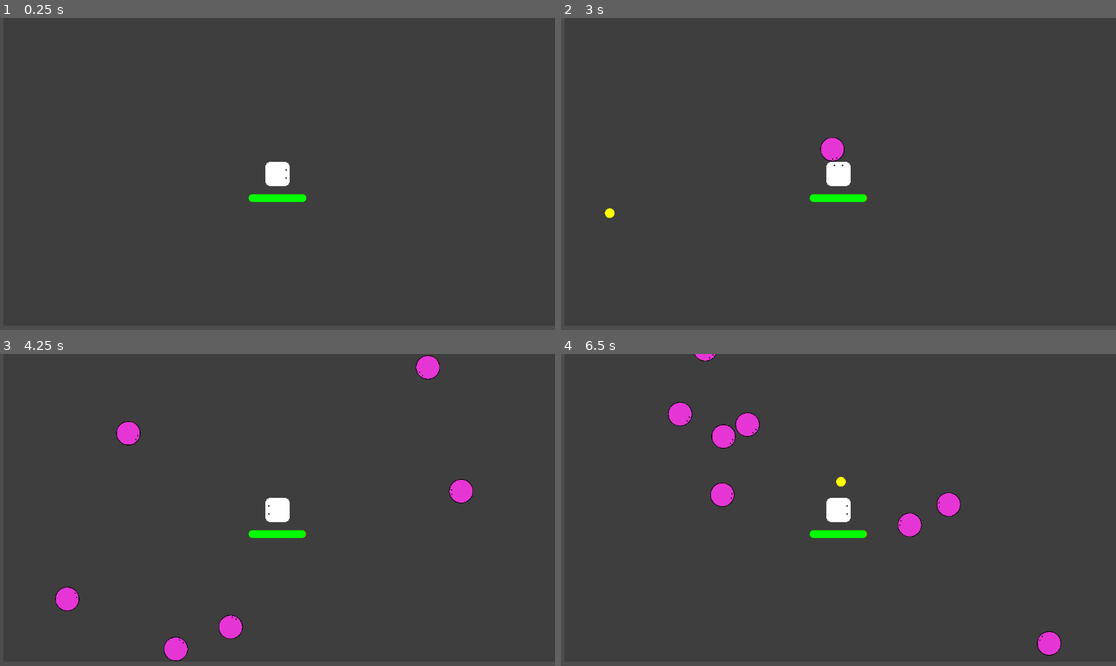
Above: before the commit, frames 1-4 (two rows, left to right).
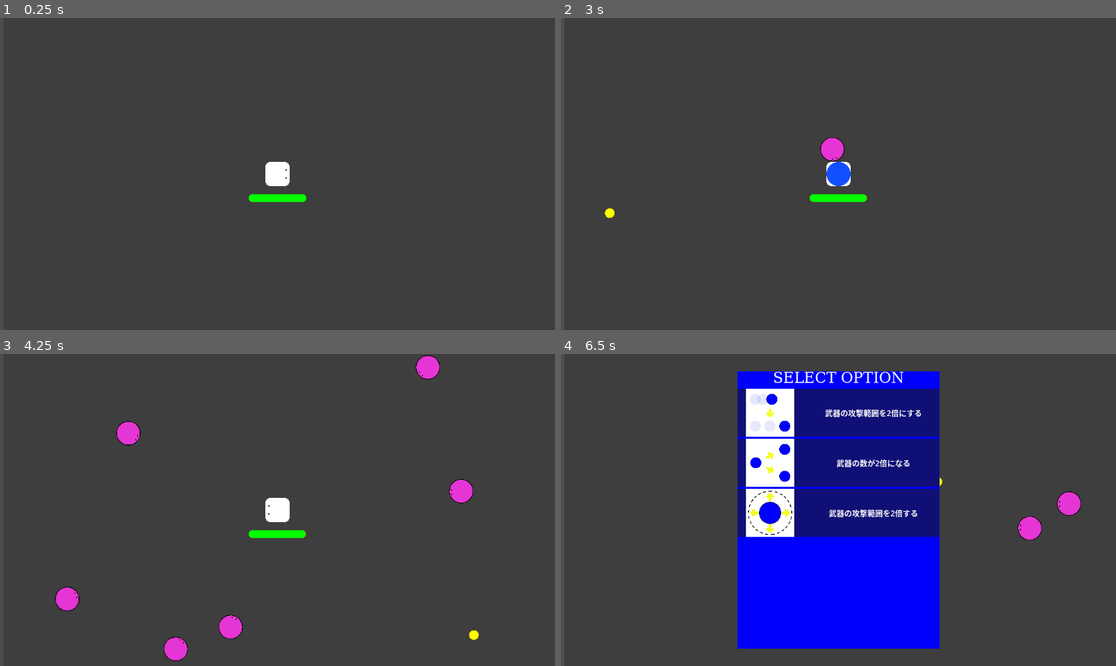
Above: after the commit, the same moments.

Repository: YamatoRyukyu/Unordered
Game: Godot game, scene res://Scenes/survive_game.tscn
The game is run twice, just before and just after one commit, with the same random seed, the same clock (stepped at 60 frames per second) and the same inputs.
Inputs:
- Up to frame 1 (0.25 s): no input
- Up to frame 2 (3 s): tap Enter at 0.5 s; hold Right (move_right) 0.53-1.28 s; hold Down (move_down) 1.28-2.03 s; hold Right (move_right) 2.03-2.78 s; hold Up (move_up) from 2.78 s (still down)
- Up to frame 3 (4.25 s): release Up (move_up) at 3.53 s; hold Left (move_left) from 3.53 s (still down)
- Up to frame 4 (6.5 s): release Left (move_left) at 5.03 s; hold Down (move_down) 5.03-5.78 s; hold Right (move_right) from 5.78 s (still down)

The runs differ from the first frame. In frame 2, 0.3% of the frame differs, in the area x 7-53%, y 46-64%; in frame 3, less than 0.1%; in frame 4, 34%, in the area x 19-94%, y 0-97%.

Commit message:
[feature]LevelUp UI add

Diff:
--- /dev/null
+++ b/Scenes/LevelUpUI.tscn
@@ -0,0 +1,75 @@
+[gd_scene load_steps=7 format=3 uid="uid://cexra37nm8rue"]
+
+[ext_resource type="Script" uid="uid://dm2oy781c53gp" path="res://Scripts/level_up_ui.gd" id="1_uuhha"]
+[ext_resource type="PackedScene" uid="uid://bvheexw8jhvgk" path="res://Scenes/UpgradeOptions/Upgrade_RangeUp.tscn" id="2_b0c3j"]
+[ext_resource type="PackedScene" uid="uid://dwd7lh5km48ih" path="res://Scenes/UpgradeOptions/Upgrade_SpawnAdd.tscn" id="3_iihj0"]
+[ext_resource type="PackedScene" uid="uid://dcwf7jgg3kenx" path="res://Scenes/UpgradeOptions/Upgrade_AttackWide.tscn" id="4_rssjq"]
+
+[sub_resource type="StyleBoxFlat" id="StyleBoxFlat_ep825"]
+bg_color = Color(0, 0, 1, 1)
+
+[sub_resource type="FontFile" id="FontFile_7bjkd"]
+subpixel_positioning = 0
+msdf_pixel_range = 14
+msdf_size = 128
+cache/0/31/0/ascent = 0.0
+cache/0/31/0/descent = 0.0
+cache/0/31/0/underline_position = 0.0
+cache/0/31/0/underline_thickness = 0.0
+cache/0/31/0/scale = 1.0
+cache/0/16/0/ascent = 0.0
+cache/0/16/0/descent = 0.0
+cache/0/16/0/underline_position = 0.0
+cache/0/16/0/underline_thickness = 0.0
+cache/0/16/0/scale = 1.0
+
+[node name="LevelUPUI" type="Control"]
+layout_mode = 3
+anchors_preset = 15
+anchor_right = 1.0
+anchor_bottom = 1.0
+grow_horizontal = 2
+grow_vertical = 2
+script = ExtResource("1_uuhha")
+upgrade_options = Array[PackedScene]([ExtResource("2_b0c3j"), ExtResource("3_iihj0"), ExtResource("4_rssjq")])
+option_num = 3
+
+[node name="Panel" type="Panel" parent="."]
+layout_mode = 1
+anchors_preset = 8
+anchor_left = 0.5
+anchor_top = 0.5
+anchor_right = 0.5
+anchor_bottom = 0.5
+offset_left = -210.0
+offset_top = -288.0
+offset_right = 210.0
+offset_bottom = 288.0
+grow_horizontal = 2
+grow_vertical = 2
+theme_override_styles/panel = SubResource("StyleBoxFlat_ep825")
+
+[node name="VBoxContainer" type="VBoxContainer" parent="Panel"]
+layout_mode = 1
+anchors_preset = 13
+anchor_left = 0.5
+anchor_right = 0.5
+anchor_bottom = 1.0
+offset_left = -210.0
+offset_top = -1.0
+offset_right = 210.0
+grow_horizontal = 2
+grow_vertical = 2
+theme_override_constants/separation = 5
+
+[node name="Label" type="Label" parent="Panel/VBoxContainer"]
+layout_mode = 2
+theme_override_fonts/font = SubResource("FontFile_7bjkd")
+theme_override_font_sizes/font_size = 31
+text = "SELECT OPTION"
+horizontal_alignment = 1
+
+[node name="OptionContainer" type="VBoxContainer" parent="Panel/VBoxContainer"]
+unique_name_in_owner = true
+layout_mode = 2
+size_flags_vertical = 3
--- a/Scenes/Mobs/mob.gd
+++ b/Scenes/Mobs/mob.gd
@@ -27,5 +27,5 @@
 	health -=damage
 
 	if health <=0:
-		exp_manager.spawn(global_position)
+		exp_manager.spawn(global_position, 10)
 		queue_free()
--- a/Scenes/Player/player.gd
+++ b/Scenes/Player/player.gd
@@ -1,6 +1,7 @@
 extends CharacterBody2D
 
 signal health_depleted
+signal call_levelup_ui
 
 @export var action_resources: Array[Resource]
 @export var health: float
@@ -43,10 +44,20 @@
 	if health <= 0.0:
 		health_depleted.emit()
 
+func level_up():
+	get_tree().paused = true
+	current_exp =0
+	level +=1
+	exp_to_next_level =level *10
+
+	call_levelup_ui.emit()
+
 func get_exp():
 	current_exp +=1
 
 	if exp_to_next_level <= current_exp:
-		current_exp =0
-		level +=1
-		exp_to_next_level =level *10
+		level_up()
+
+
+func _on_level_upui_upgrade_chosen(upgrade_type: String, upgrade_value: float) -> void:
+	print(upgrade_type, upgrade_value)
--- /dev/null
+++ b/Scenes/UpgradeOptions/UpgradeOption.tscn
@@ -0,0 +1,40 @@
+[gd_scene load_steps=2 format=3 uid="uid://d2plt2dnoljlm"]
+
+[ext_resource type="Script" uid="uid://cvhq5p4gf6n5w" path="res://Scenes/upgrade_option.gd" id="1_grau0"]
+
+[node name="Button" type="Button"]
+process_mode = 3
+custom_minimum_size = Vector2(0, 100)
+offset_right = 324.0
+offset_bottom = 104.0
+script = ExtResource("1_grau0")
+
+[node name="HBoxContainer" type="HBoxContainer" parent="."]
+layout_mode = 1
+anchors_preset = 15
+anchor_right = 1.0
+anchor_bottom = 1.0
+grow_horizontal = 2
+grow_vertical = 2
+theme_override_constants/separation = 10
+
+[node name="CenterContainer" type="CenterContainer" parent="HBoxContainer"]
+unique_name_in_owner = true
+layout_mode = 2
+size_flags_horizontal = 3
+
+[node name="Control" type="Control" parent="HBoxContainer/CenterContainer"]
+unique_name_in_owner = true
+layout_mode = 2
+
+[node name="Sprite2D" type="Sprite2D" parent="HBoxContainer/CenterContainer/Control"]
+unique_name_in_owner = true
+
+[node name="Label" type="Label" parent="HBoxContainer"]
+unique_name_in_owner = true
+layout_mode = 2
+size_flags_horizontal = 3
+size_flags_stretch_ratio = 2.0
+horizontal_alignment = 1
+
+[connection signal="pressed" from="." to="." method="_on_pressed"]
--- /dev/null
+++ b/Scenes/UpgradeOptions/Upgrade_AttackWide.tscn
@@ -0,0 +1,10 @@
+[gd_scene load_steps=3 format=3 uid="uid://dcwf7jgg3kenx"]
+
+[ext_resource type="PackedScene" uid="uid://d2plt2dnoljlm" path="res://Scenes/UpgradeOptions/UpgradeOption.tscn" id="1_gun8q"]
+[ext_resource type="Texture2D" uid="uid://ca5qlexrsm843" path="res://Pictures/UpgradeOption_SizeUp.png" id="2_viscx"]
+
+[node name="Button" instance=ExtResource("1_gun8q")]
+icon_texture = ExtResource("2_viscx")
+description_text = "武器の攻撃範囲を2倍する"
+upgrade_type = "player.range"
+upgrade_value = 2.0
--- /dev/null
+++ b/Scenes/UpgradeOptions/Upgrade_RangeUp.tscn
@@ -0,0 +1,10 @@
+[gd_scene load_steps=3 format=3 uid="uid://bvheexw8jhvgk"]
+
+[ext_resource type="PackedScene" uid="uid://d2plt2dnoljlm" path="res://Scenes/UpgradeOptions/UpgradeOption.tscn" id="1_8f8ca"]
+[ext_resource type="Texture2D" uid="uid://cckw5ggec2s70" path="res://Pictures/UpgradeOption_RangeUp.png" id="2_36317"]
+
+[node name="Button" instance=ExtResource("1_8f8ca")]
+icon_texture = ExtResource("2_36317")
+description_text = "武器の攻撃範囲を2倍にする"
+upgrade_type = "player.range"
+upgrade_value = 2.0
--- /dev/null
+++ b/Scenes/UpgradeOptions/Upgrade_SpawnAdd.tscn
@@ -0,0 +1,10 @@
+[gd_scene load_steps=3 format=3 uid="uid://dwd7lh5km48ih"]
+
+[ext_resource type="PackedScene" uid="uid://d2plt2dnoljlm" path="res://Scenes/UpgradeOptions/UpgradeOption.tscn" id="1_jt6qb"]
+[ext_resource type="Texture2D" uid="uid://bjmwfmpdsm2se" path="res://Pictures/UpgradeOption_CanonAdd.png" id="2_q3uhb"]
+
+[node name="Button" instance=ExtResource("1_jt6qb")]
+icon_texture = ExtResource("2_q3uhb")
+description_text = "武器の数が2倍になる"
+upgrade_type = "weapon_add"
+upgrade_value = 2.0
--- a/Scenes/exp_manager.gd
+++ b/Scenes/exp_manager.gd
@@ -5,10 +5,11 @@
 func _ready() -> void:
 	ExpOrb = preload("res://Scenes/experience_orb.tscn")
 
-func spawn(position:Vector2):
-	var exp_scene = ExpOrb.instantiate()
-	exp_scene.global_position = position
+func spawn(position:Vector2, num:int):
+	for i in range(num):
+		var exp_scene = ExpOrb.instantiate()
+		exp_scene.global_position = position
 
-	#wait till flush queries
-	await get_tree().create_timer(0).timeout
-	get_tree().root.add_child(exp_scene)
+		#wait till flush queries
+		await get_tree().create_timer(0).timeout
+		get_tree().root.add_child(exp_scene)
--- a/Scenes/survive_game.tscn
+++ b/Scenes/survive_game.tscn
@@ -1,9 +1,10 @@
-[gd_scene load_steps=6 format=3 uid="uid://7iibam0arwit"]
+[gd_scene load_steps=7 format=3 uid="uid://7iibam0arwit"]
 
 [ext_resource type="Script" uid="uid://x82fgm2dlvrh" path="res://Scenes/survive_game.gd" id="1_40q2b"]
 [ext_resource type="PackedScene" uid="uid://wstvskhsbghf" path="res://Scenes/Player/Player.tscn" id="1_74p8y"]
 [ext_resource type="PackedScene" uid="uid://duy05ssb45hrk" path="res://Scenes/HUD/hp_bar.tscn" id="3_40q2b"]
 [ext_resource type="Script" uid="uid://dv0vjuq65lx2t" path="res://Scenes/exp_manager.gd" id="4_d1rg3"]
+[ext_resource type="PackedScene" uid="uid://cexra37nm8rue" path="res://Scenes/LevelUpUI.tscn" id="5_t1jgj"]
 
 [sub_resource type="Curve2D" id="Curve2D_d1rg3"]
 _data = {
@@ -19,13 +20,13 @@
 position = Vector2(603, 330)
 scale = Vector2(0.1, 0.1)
 
-[node name="CanvasLayer" type="CanvasLayer" parent="Player"]
-layer = -30
+[node name="BackGround" type="CanvasLayer" parent="Player"]
+layer = -1
 
-[node name="ColorRect" type="ColorRect" parent="Player/CanvasLayer"]
+[node name="ColorRect" type="ColorRect" parent="Player/BackGround"]
 offset_left = 7.0
-offset_right = 1153.0
-offset_bottom = 639.0
+offset_right = 1189.0
+offset_bottom = 662.0
 color = Color(0.24477637, 0.2447764, 0.24477637, 1)
 
 [node name="Path2D" type="Path2D" parent="Player"]
@@ -37,6 +38,15 @@
 unique_name_in_owner = true
 position = Vector2(-229.00006, -192.00003)
 rotation = 0.0048470576
+
+[node name="UI" type="CanvasLayer" parent="Player"]
+
+[node name="LevelUPUI" parent="Player/UI" instance=ExtResource("5_t1jgj")]
+visible = false
+visibility_layer = 512
+z_index = 20
+offset_left = 6.1035156e-05
+offset_top = 3.0517578e-05
 
 [node name="spawn_timer" type="Timer" parent="."]
 unique_name_in_owner = true
@@ -81,5 +91,7 @@
 [node name="ExpManager" type="Node2D" parent="."]
 script = ExtResource("4_d1rg3")
 
+[connection signal="call_levelup_ui" from="Player" to="Player/UI/LevelUPUI" method="_on_player_call_levelup_ui"]
 [connection signal="health_depleted" from="Player" to="." method="_on_player_health_depleted"]
+[connection signal="upgrade_chosen" from="Player/UI/LevelUPUI" to="Player" method="_on_level_upui_upgrade_chosen"]
 [connection signal="timeout" from="spawn_timer" to="." method="_on_timer_timeout"]
--- /dev/null
+++ b/Scenes/upgrade_option.gd
@@ -0,0 +1,34 @@
+extends Button
+
+signal upgrade_selected(upgrade_type:String, upgrade_value:float)
+
+@export var icon_texture: Texture2D
+@export var description_text: String
+@export var upgrade_effect: String
+
+@export var upgrade_type:String
+@export var upgrade_value:float
+
+@onready var sprite = %Sprite2D
+@onready var label = %Label
+@onready var control = %CenterContainer
+
+func _ready() -> void:
+	sprite.texture = icon_texture
+	label.text = description_text
+
+	await get_tree().process_frame
+	call_deferred("adjust_sprite_to_control")
+
+func _on_pressed() -> void:
+	upgrade_selected.emit(upgrade_type, upgrade_value)
+
+func adjust_sprite_to_control():
+	if sprite.texture:
+		var control_size = control.size
+		var texture_size = sprite.texture.get_size()
+		var scale_factor = Vector2(
+			control_size.y / texture_size.y,
+			control_size.y / texture_size.y
+		)
+		sprite.scale = scale_factor
--- /dev/null
+++ b/Scripts/level_up_ui.gd
@@ -0,0 +1,33 @@
+extends Control
+
+@export var upgrade_options: Array[PackedScene]
+
+@onready var option_container = %OptionContainer
+
+@export var option_num:int
+
+signal upgrade_chosen(upgrade_type: String, upgrade_value: float)
+
+
+func chose_options():
+	upgrade_options.shuffle()
+	var chosen_options: Array[PackedScene]
+	chosen_options = upgrade_options.slice(0, option_num)
+	for option_scene in chosen_options:
+		var option_instance = option_scene.instantiate()
+		option_instance.connect("upgrade_selected", _on_upgrade_selected)
+		option_container.add_child(option_instance)
+
+func free_options():
+	for child in option_container.get_children():
+		child.queue_free()
+
+func _on_player_call_levelup_ui() -> void:
+	chose_options()
+	visible =true
+
+func _on_upgrade_selected(upgrade_type: String, upgrade_value: float):
+	upgrade_chosen.emit(upgrade_type, upgrade_value)
+	free_options()
+	get_tree().paused =false
+	visible =false
Binary file added: Pictures/UpgradeOption_CanonAdd.png
Not shown, added: Pictures/UpgradeOption_CanonAdd.png.import
Binary file added: Pictures/UpgradeOption_RangeUp.png
Not shown, added: Pictures/UpgradeOption_RangeUp.png.import
Binary file added: Pictures/UpgradeOption_SizeUp.png
Not shown, added: Pictures/UpgradeOption_SizeUp.png.import
Not shown, added: Scenes/upgrade_option.gd.uid
Not shown, added: Scripts/level_up_ui.gd.uid
